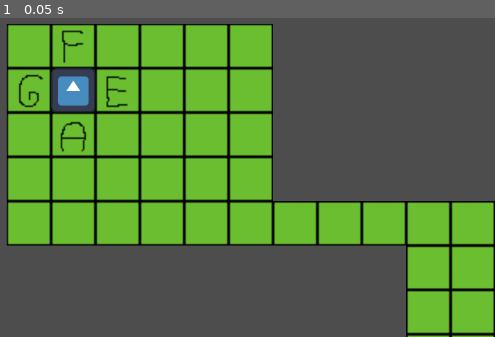
Above: before the commit, frame 1.
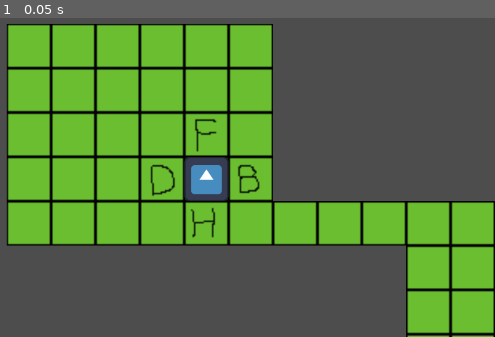
Above: after the commit, the same moment.

Repository: Bkasprzyk2077/HackYeah
Game: Godot game, scene res://levels/main.tscn
Same seed, same stepped clock (60 frames per second), same inputs: the game is played once before the commit and once after it. The engine's default icon, where the game draws it, is replaced by a stand-in: a white triangle on a blue panel in a dark square.
Inputs:
- Up to frame 1 (0.05 s): no input

The runs differ from the first frame. In frame 1, 3.7% of the frame differs, in the area x 3-53%, y 3-69%.

Commit message:
movement polish

Diff:
--- a/lemur/lemur.gd
+++ b/lemur/lemur.gd
@@ -3,6 +3,8 @@
 @export var tile_map: TileMapLayer
 var step_length = 0
 var STEP_LENGTH = 32
+var is_moving: bool = false
+var speed: float = 0.5
 
 func _input(event: InputEvent) -> void:
 	if event is InputEventKey:
@@ -12,12 +14,18 @@
 			move(key_name)
 
 func move(letter: String):
-	if !tile_map:
+	if !tile_map or is_moving:
 		return
+	is_moving = true
 	var position_in_map = tile_map.local_to_map(global_position)
 	var surronding_tiles = tile_map.get_surrounding_cells(position_in_map)
 	for n in surronding_tiles:
 		if get_parent().tiles_and_letters.has(n):
 			if letter.to_upper() == get_parent().tiles_and_letters[n]:
-				global_position = tile_map.map_to_local(n)
-				get_parent().show_cells(tile_map.local_to_map(global_position))
+				#global_position = tile_map.map_to_local(n)
+				var destination = tile_map.map_to_local(n)
+				var tween: Tween = get_tree().create_tween()
+				tween.tween_property(self, "global_position", destination, speed)
+				await tween.finished
+				get_parent().show_cells(tile_map.local_to_map(destination))
+	is_moving = false
--- a/levels/main.gd
+++ b/levels/main.gd
@@ -13,18 +13,20 @@
 	"H": Vector2i(1,2),
 }
 
+var VOID_CELL_CORDS = Vector2i(2,2)
+
 var tiles_and_letters: Dictionary = {}
 
 # Called when the node enters the scene tree for the first time.
 func _ready():
 	for cell in tile_map.get_used_cells():
-		if tile_map.get_cell_atlas_coords(cell) == Vector2i(2,2):
+		if tile_map.get_cell_atlas_coords(cell) == VOID_CELL_CORDS:
 			var random_cell = get_unique_tile(cell)
 			tile_map.set_cell(cell, 2, random_cell)
 			tiles_and_letters[cell] = cells.find_key(random_cell)
 	for cell in tile_map.get_used_cells():
 		if tile_map.get_cell_atlas_coords(cell) in cells.values():
-			tile_map.set_cell(cell, 2, Vector2i(2,2))
+			tile_map.set_cell(cell, 2, VOID_CELL_CORDS)
 	show_cells(tile_map.local_to_map($Lemur.global_position))
 
 func get_unique_tile(cell):
@@ -45,5 +47,5 @@
 func show_cells(middle_cell):
 	var neightbours = tile_map.get_surrounding_cells(middle_cell)
 	for n in neightbours:
-		if Vector2i(2,2) == tile_map.get_cell_atlas_coords(n):
+		if VOID_CELL_CORDS == tile_map.get_cell_atlas_coords(n):
 			tile_map.set_cell(n, 2, cells[tiles_and_letters[n]])
--- a/levels/main.tscn
+++ b/levels/main.tscn
@@ -32,5 +32,5 @@
 tile_set = SubResource("TileSet_o6i83")
 
 [node name="Lemur" parent="." node_paths=PackedStringArray("tile_map") instance=ExtResource("3_tjkdi")]
-position = Vector2(-16, -16)
+position = Vector2(80, 48)
 tile_map = NodePath("../TileMapLayer")
